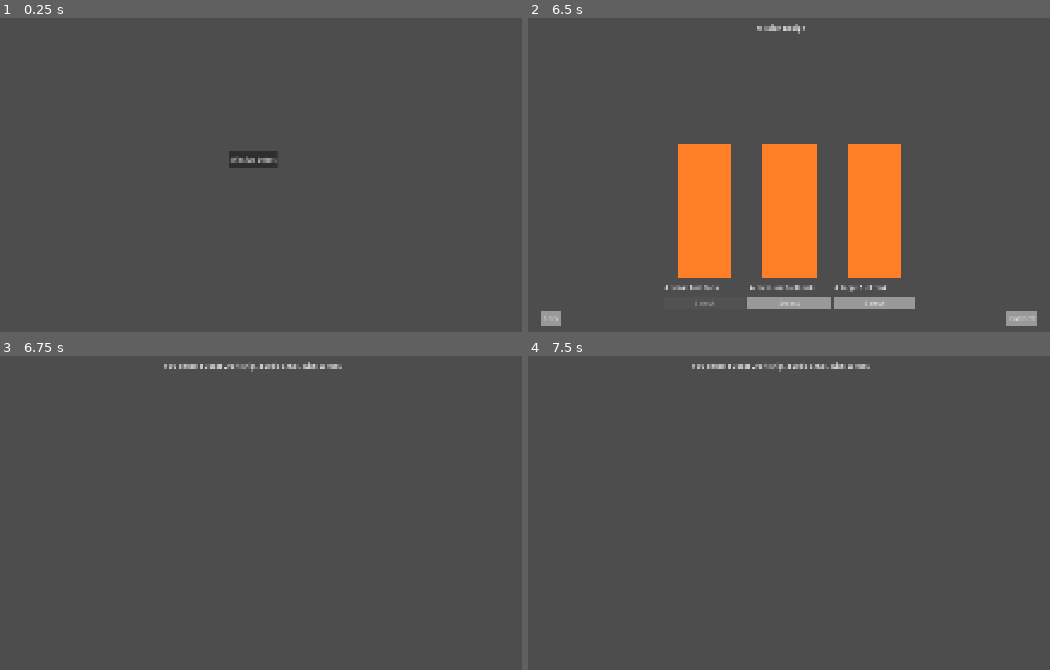
Above: before the commit, frames 1-4 (two rows, left to right).
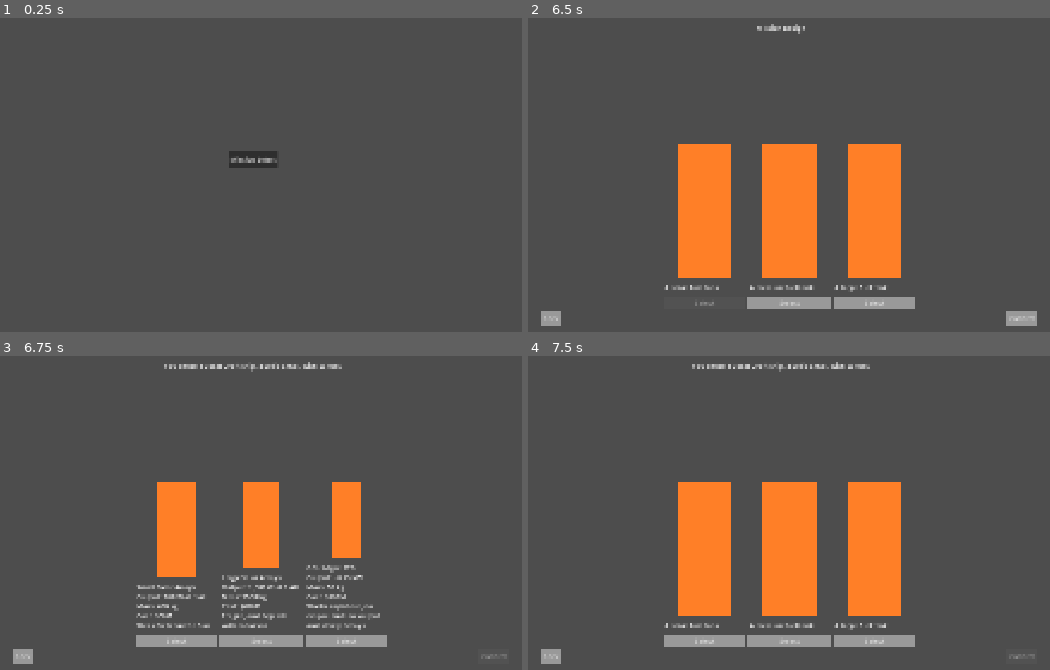
Above: after the commit, the same moments.

Repository: mathdude283/miners-in-space
Game: Godot game, scene res://main_menu.tscn
Same seed, same stepped clock (60 frames per second), same inputs: the game is played once before the commit and once after it.
Inputs (mouse positions are in pixels of both pictures, inside the frame that each line leads up to):
- Up to frame 1 (0.25 s): no input
- Up to frame 2 (6.5 s): click "Mission Select" at 0.5 s; click "Mission 1" at 1.25 s; click "Accept" at 2 s; click "Select" at 2.75 s; click "Confirm" at 3.5 s; click "Select" at 4.25 s; click "Confirm" at 5 s; click "Select" at 5.75 s
- Up to frame 3 (6.75 s): click "Confirm" at 6.5 s
- Up to frame 4 (7.5 s): click (548, 657) at 7.25 s, where only the run after the commit has a clickable "Back"

Frames 1-2 are identical in both runs. In frame 3, 9.4% of the frame differs, in the area x 2-98%, y 40-99%; in frame 4, 15%.

Commit message:
added rest of the cards

Diff:
--- a/mission_design.gd
+++ b/mission_design.gd
@@ -62,6 +62,75 @@
 	option_menu.back_button_pressed.connect(_fuel_amount_back)
 	option_menu.selection_confirmed.connect(_fuel_amount_confirmed)
 	option_menu.show()
+
+func setup_power_cards():
+	option_menu.hide()
+	option_menu.clear_cards()
+	var placeholder = preload("res://assets/imgs/Placeholder.png")
+	var card_dicts = []
+	for id in PlayerData.power_data:
+		var p = PlayerData.power_data[id]
+		var text = "%s\nOutput: %s\nMass: %s kg\nCost: $%sM\n%s" % [
+			p["name"], p["output"], str(p["mass_kg"]), str(p["cost_m"]), p["notes"]
+		]
+		card_dicts.append({"id": id, "image": placeholder, "descr": text, "button_txt": "Select"})
+	option_menu.setup(card_dicts)
+	option_menu.back_button_pressed.connect(_power_type_back)
+	option_menu.selection_confirmed.connect(_power_type_confirmed)
+	option_menu.show()
+
+func setup_thermal_cards():
+	option_menu.hide()
+	option_menu.clear_cards()
+	var placeholder = preload("res://assets/imgs/Placeholder.png")
+	var card_dicts = []
+	for id in PlayerData.thermal_data:
+		var t = PlayerData.thermal_data[id]
+		var text = "%s\nMass: %s kg\nPower: %s kW\nCost: $%sM\n%s" % [
+			t["name"], str(t["mass_kg"]), str(t["power_kw"]), str(t["cost_m"]), t["notes"]
+		]
+		card_dicts.append({"id": id, "image": placeholder, "descr": text, "button_txt": "Select"})
+	option_menu.setup(card_dicts)
+	option_menu.back_button_pressed.connect(_thermal_type_back)
+	option_menu.selection_confirmed.connect(_thermal_type_confirmed)
+	option_menu.show()
+
+func setup_storage_cards():
+	option_menu.hide()
+	option_menu.clear_cards()
+	var placeholder = preload("res://assets/imgs/Placeholder.png")
+	var card_dicts = []
+	for id in PlayerData.storage_data:
+		var s = PlayerData.storage_data[id]
+		var text = "%s\nCapacity: %s TB\nMass: %s kg\nPower: %s kW\nCost: $%sM\n%s" % [
+			s["name"], str(s["capacity_tb"]), str(s["mass_kg"]), str(s["power_kw"]), str(s["cost_m"]), s["notes"]
+		]
+		card_dicts.append({"id": id, "image": placeholder, "descr": text, "button_txt": "Select"})
+	option_menu.setup(card_dicts)
+	option_menu.back_button_pressed.connect(_storage_type_back)
+	option_menu.selection_confirmed.connect(_storage_type_confirmed)
+	option_menu.show()
+
+func setup_camera_cards():
+	option_menu.hide()
+	option_menu.clear_cards()
+	var placeholder = preload("res://assets/imgs/Placeholder.png")
+	var card_dicts = []
+	for id in PlayerData.camera_data:
+		var c = PlayerData.camera_data[id]
+		var text = "%s\nMass: %s kg\nPower: %s kW\nData: %s MB/%s\nCost: $%sM\n%s\nBest for: %s" % [
+			c["name"], str(c["mass_kg"]), str(c["power_kw"]), str(c["data_mb"]),
+			c["data_unit"], str(c["cost_m"]), c["notes"], c["missions"]
+		]
+		card_dicts.append({"id": id, "image": placeholder, "descr": text, "button_txt": "Select"})
+	option_menu.setup(card_dicts)
+	option_menu.back_button_pressed.connect(_camera_type_back)
+	option_menu.selection_confirmed.connect(_camera_type_confirmed)
+	option_menu.show()
+
+
+
+
 
 func _spaceship_type_confirmed(selection_id):
 	PlayerData.ship_type = selection_id
@@ -109,6 +178,7 @@
 			PlayerData.MaxFuel.LARGE:
 				PlayerData.fuel_amount = 100
 		title.text = "You chose a " + PlayerData.ship_type_dict[str(PlayerData.ship_type)] + " ship, a " + PlayerData.engine_type_dict[str(PlayerData.engine_type)] + ", with " + str(PlayerData.fuel_amount) + " fuel."
+		setup_power_cards()
 
 
 func _fuel_amount_back():
@@ -117,3 +187,93 @@
 	if option_menu.selection_confirmed.is_connected(_fuel_amount_confirmed):
 		option_menu.selection_confirmed.disconnect(_fuel_amount_confirmed)
 	setup_engine_cards()
+
+func _power_type_confirmed(selection_id):
+	PlayerData.power_type = selection_id
+	if option_menu.back_button_pressed.is_connected(_power_type_back):
+		option_menu.back_button_pressed.disconnect(_power_type_back)
+	if option_menu.selection_confirmed.is_connected(_power_type_confirmed):
+		option_menu.selection_confirmed.disconnect(_power_type_confirmed)
+	option_menu.hide()
+	option_menu.clear_cards()
+	title.text = "You chose a " + PlayerData.ship_type_dict[str(PlayerData.ship_type)] \
+		+ " ship, a " + PlayerData.engine_type_dict[str(PlayerData.engine_type)] \
+		+ ", with " + str(PlayerData.fuel_amount) + " fuel and " \
+		+ PlayerData.power_data[PlayerData.power_type]["name"] + "."
+	setup_thermal_cards()
+
+func _power_type_back():
+	if option_menu.back_button_pressed.is_connected(_power_type_back):
+		option_menu.back_button_pressed.disconnect(_power_type_back)
+	if option_menu.selection_confirmed.is_connected(_power_type_confirmed):
+		option_menu.selection_confirmed.disconnect(_power_type_confirmed)
+	setup_fuel_cards()
+
+func _thermal_type_confirmed(selection_id):
+	PlayerData.thermal_type = selection_id
+	if option_menu.back_button_pressed.is_connected(_thermal_type_back):
+		option_menu.back_button_pressed.disconnect(_thermal_type_back)
+	if option_menu.selection_confirmed.is_connected(_thermal_type_confirmed):
+		option_menu.selection_confirmed.disconnect(_thermal_type_confirmed)
+	option_menu.hide()
+	option_menu.clear_cards()
+	title.text = "You chose a " + PlayerData.ship_type_dict[str(PlayerData.ship_type)] \
+		+ " ship, a " + PlayerData.engine_type_dict[str(PlayerData.engine_type)] \
+		+ ", with " + str(PlayerData.fuel_amount) + " fuel, " \
+		+ PlayerData.power_data[PlayerData.power_type]["name"] + ", and " \
+		+ PlayerData.thermal_data[PlayerData.thermal_type]["name"] + "."
+	setup_storage_cards()
+
+func _thermal_type_back():
+	if option_menu.back_button_pressed.is_connected(_thermal_type_back):
+		option_menu.back_button_pressed.disconnect(_thermal_type_back)
+	if option_menu.selection_confirmed.is_connected(_thermal_type_confirmed):
+		option_menu.selection_confirmed.disconnect(_thermal_type_confirmed)
+	setup_power_cards()
+
+
+func _storage_type_confirmed(selection_id):
+	PlayerData.storage_type = selection_id
+	if option_menu.back_button_pressed.is_connected(_storage_type_back):
+		option_menu.back_button_pressed.disconnect(_storage_type_back)
+	if option_menu.selection_confirmed.is_connected(_storage_type_confirmed):
+		option_menu.selection_confirmed.disconnect(_storage_type_confirmed)
+	option_menu.hide()
+	option_menu.clear_cards()
+	title.text = "You chose a " + PlayerData.ship_type_dict[str(PlayerData.ship_type)] \
+		+ " ship, a " + PlayerData.engine_type_dict[str(PlayerData.engine_type)] \
+		+ ", with " + str(PlayerData.fuel_amount) + " fuel, " \
+		+ PlayerData.power_data[PlayerData.power_type]["name"] + ", " \
+		+ PlayerData.thermal_data[PlayerData.thermal_type]["name"] + ", and " \
+		+ PlayerData.storage_data[PlayerData.storage_type]["name"] + "."
+	setup_camera_cards()
+
+func _storage_type_back():
+	if option_menu.back_button_pressed.is_connected(_storage_type_back):
+		option_menu.back_button_pressed.disconnect(_storage_type_back)
+	if option_menu.selection_confirmed.is_connected(_storage_type_confirmed):
+		option_menu.selection_confirmed.disconnect(_storage_type_confirmed)
+	setup_thermal_cards()
+
+func _camera_type_confirmed(selection_id):
+	PlayerData.camera_type = selection_id
+	if option_menu.back_button_pressed.is_connected(_camera_type_back):
+		option_menu.back_button_pressed.disconnect(_camera_type_back)
+	if option_menu.selection_confirmed.is_connected(_camera_type_confirmed):
+		option_menu.selection_confirmed.disconnect(_camera_type_confirmed)
+	option_menu.hide()
+	option_menu.clear_cards()
+	title.text = "You chose a " + PlayerData.ship_type_dict[str(PlayerData.ship_type)] \
+		+ " ship, a " + PlayerData.engine_type_dict[str(PlayerData.engine_type)] \
+		+ ", with " + str(PlayerData.fuel_amount) + " fuel, " \
+		+ PlayerData.power_data[PlayerData.power_type]["name"] + ", " \
+		+ PlayerData.thermal_data[PlayerData.thermal_type]["name"] + ", " \
+		+ PlayerData.storage_data[PlayerData.storage_type]["name"] + ", and a " \
+		+ PlayerData.camera_data[PlayerData.camera_type]["name"] + "."
+
+func _camera_type_back():
+	if option_menu.back_button_pressed.is_connected(_camera_type_back):
+		option_menu.back_button_pressed.disconnect(_camera_type_back)
+	if option_menu.selection_confirmed.is_connected(_camera_type_confirmed):
+		option_menu.selection_confirmed.disconnect(_camera_type_confirmed)
+	setup_storage_cards()
--- a/player_data.gd
+++ b/player_data.gd
@@ -5,8 +5,17 @@
 enum EngineType { SOLIDSMALL, SOLIDMEDIUM, SOLIDLARGE, LIQUIDSMALL, LIQUIDMEDIUM, LIQUIDLARGE }
 enum Scenario { MISSION_1, MISSION_2, MISSION_3 }
 enum MaxFuel { SMALL, MEDIUM, LARGE}
+enum PowerType {SMALLSOLAR, LARGESOLAR, RTG}
 enum Instruments { VISUALCAMERA, INFAREDCAMERA, RADARSAR, SPECTROMETER, MAGNETOMETER, PROBE, ALTIMETER }
-enum MissionConfig { SHIPTYPE, ENGINETYPE, MAXFUEL, MISSION, INSTRUMENTS}
+enum ThermalType {PASSIVE, HEATERS_RADIATORS, ADVANCED_LOOP}
+enum StorageType { SMALL, MEDIUM, LARGE }
+
+
+enum MissionConfig { SHIPTYPE, ENGINETYPE, MAXFUEL, POWERTYPE, THERMALTYPE, MISSION, INSTRUMENTS}
+var power_type = null
+var thermal_type = null
+var storage_type = null
+var camera_type = null
 var fuel_amount = 0
 var ship_type = null
 var engine_type = null
@@ -20,6 +29,106 @@
 var ship_type_dict = {str(ShipType.LOCALORBIT): "Local Orbit", str(ShipType.LOCALLANDING): "Local Landing", str(ShipType.LONGORBIT): "Long Orbit", str(ShipType.LONGLANDING): "Long Landing"}
 var engine_type_dict = {str(EngineType.SOLIDSMALL): "Solid Small", str(EngineType.SOLIDMEDIUM): "Solid Medium", str(EngineType.SOLIDLARGE): "Solid LARGE", str(EngineType.LIQUIDSMALL): "Liquid Small", str(EngineType.LIQUIDMEDIUM): "Liquid Medium", str(EngineType.LIQUIDLARGE): "Liquid Large",}
 
+var power_data = {
+	PowerType.SMALLSOLAR: {
+		"name": "Small Solar Arrays",
+		"output": "300 W at 1 AU",
+		"output_w": 300,
+		"mass_kg": 400,
+		"cost_m": 60,
+		"notes": "Weak far from the Sun",
+	},
+	PowerType.LARGESOLAR: {
+		"name": "Large Solar Arrays",
+		"output": "1,000 W at 1 AU",
+		"output_w": 1000,
+		"mass_kg": 3500,
+		"cost_m": 650,
+		"notes": "Fragile, and degrade with radiation",
+	},
+	PowerType.RTG: {
+		"name": "GPHS-type RTG",
+		"output": "~0.25 kW",
+		"output_w": 250,
+		"mass_kg": 58,
+		"cost_m": 200,
+		"notes": "Works anywhere, no eclipse, but low output and slowly decays",
+	},
+}
+
+var thermal_data = {
+	ThermalType.PASSIVE: {
+		"name": "Passive (coatings, insulation)",
+		"mass_kg": 350,
+		"power_kw": 0.5,
+		"cost_m": 30,
+		"notes": "Insulation and heat rejection without powered devices",
+	},
+	ThermalType.HEATERS_RADIATORS: {
+		"name": "Heaters and radiators",
+		"mass_kg": 900,
+		"power_kw": 3.0,
+		"cost_m": 110,
+		"notes": "Heaters activate when temperature drops",
+	},
+	ThermalType.ADVANCED_LOOP: {
+		"name": "Advanced loop",
+		"mass_kg": 3500,
+		"power_kw": 9.0,
+		"cost_m": 600,
+		"notes": "Active circulation for more demanding thermal designs",
+	},
+}
+
+var storage_data = {
+	StorageType.SMALL: {
+		"name": "Small Data Storage",
+		"capacity_tb": 2,
+		"mass_kg": 60,
+		"power_kw": 0.2,
+		"cost_m": 20,
+		"notes": "Limited storage for observation data",
+	},
+	StorageType.MEDIUM: {
+		"name": "Medium Data Storage",
+		"capacity_tb": 10,
+		"mass_kg": 180,
+		"power_kw": 0.5,
+		"cost_m": 65,
+		"notes": "Balanced storage",
+	},
+	StorageType.LARGE: {
+		"name": "Large Data Storage",
+		"capacity_tb": 50,
+		"mass_kg": 500,
+		"power_kw": 1.0,
+		"cost_m": 180,
+		"notes": "High capacity for image-heavy missions",
+	},
+}
+
+var camera_data = {
+	Instruments.VISUALCAMERA: {
+		"name": "Visible camera",
+		"mass_kg": 12,
+		"power_kw": 0.015,
+		"data_mb": 25,
+		"data_unit": "image",
+		"cost_m": 30,
+		"notes": "Visible-light pictures of clouds, terrain, and targets",
+		"missions": "All",
+	},
+	Instruments.INFAREDCAMERA: {
+		"name": "Thermal infrared imager",
+		"mass_kg": 30,
+		"power_kw": 0.06,
+		"data_mb": 8,
+		"data_unit": "scan",
+		"cost_m": 50,
+		"notes": "Thermal infrared radiance and estimated brightness temperature (K)",
+		"missions": "Wildfire, lunar",
+	},
+}
 
 
 # Called when the node enters the scene tree for the first time.
